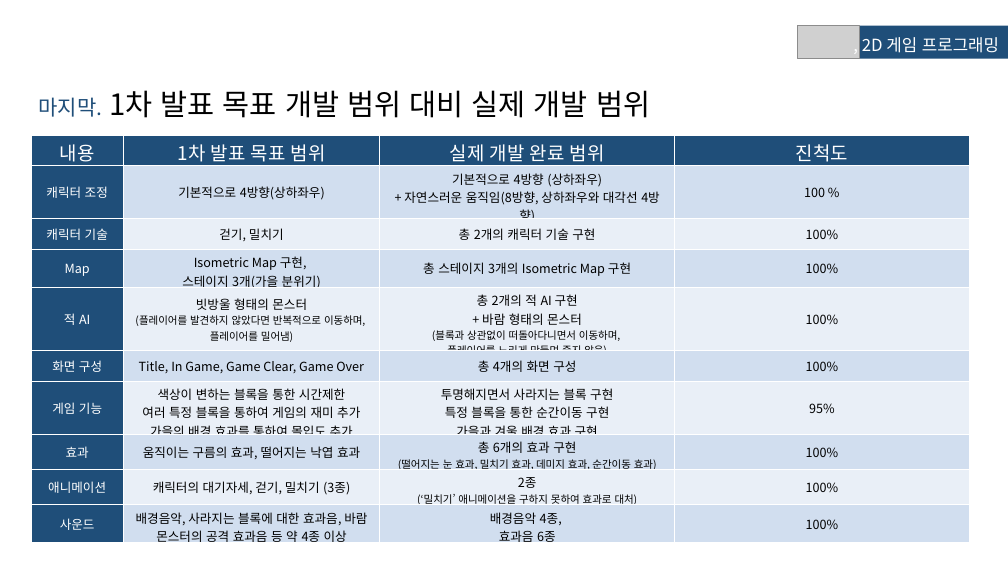
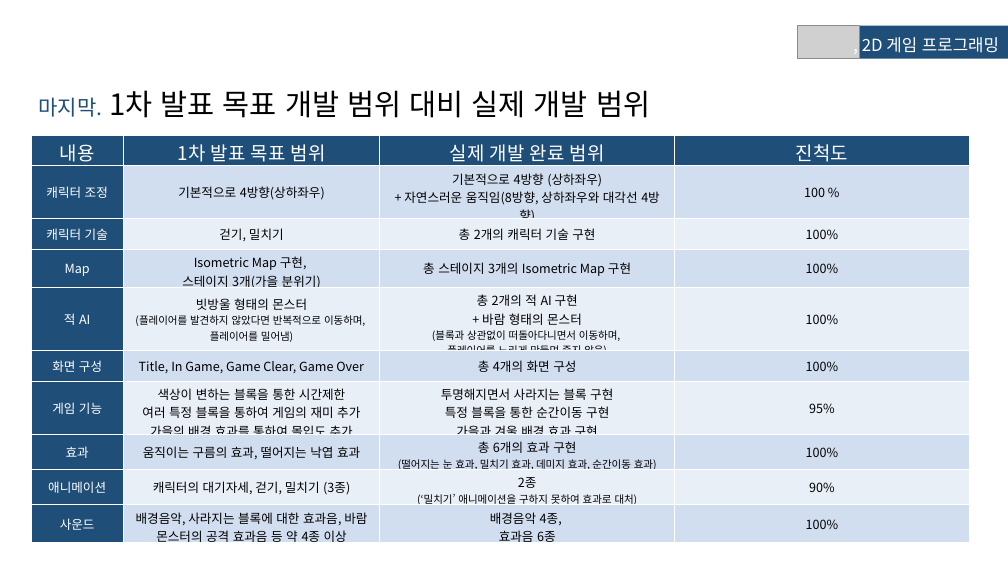
Before and after one commit to onuvy6/2DGP_Project, a slide deck: slide 2 of 2015_2dgp_최종발표_2010182033_이승철.pptx. Drawn at 1008x567 pixels with LibreOffice and Linux fonts; fonts in the diff are those of the drawing; grey boxes stand for pictures. Boxes give left, top, right and bottom in pixels: in the first picture for what was removed or moved away, otherwise in the second. Text is boxed around its words. In the diff, an @@ line names an element or a change of style, - is before the commit and + after.

Commit message:
최종발표문서 수정

```diff
--- a/2015_2dgp_최종발표_2010182033_이승철.pptx
+++ b/2015_2dgp_최종발표_2010182033_이승철.pptx
@@ table at bbox=[31, 135, 969, 549] @@
-row 9, column 4: 100%
+row 9, column 4: 90%
```
